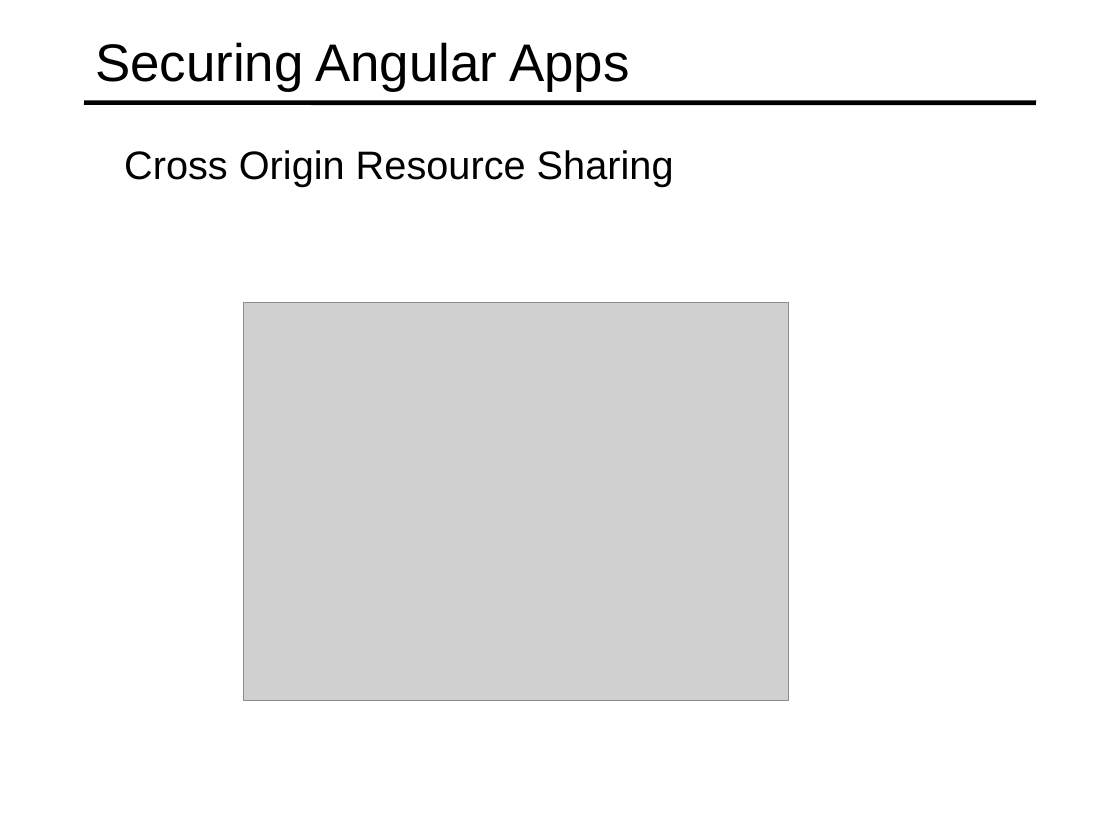
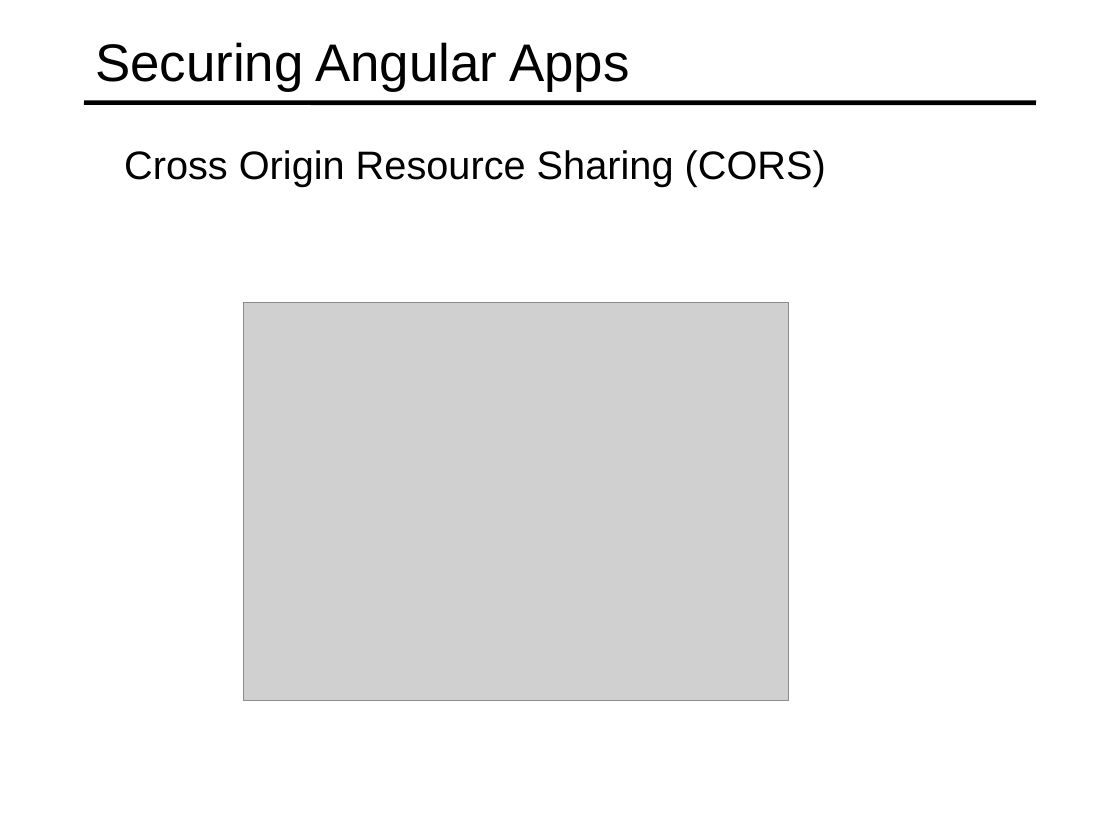
Before and after one commit to specter01wj/Jago_Link_Training, a slide deck: slide 5 of Angular/Interview Lectures/Web Security/Angular_web security.ppt. Drawn at 1120x840 pixels with LibreOffice and Linux fonts; fonts in the diff are those of the drawing; grey boxes stand for pictures. Boxes give left, top, right and bottom in pixels: in the first picture for what was removed or moved away, otherwise in the second. Text is boxed around its words. In the diff, an @@ line names an element or a change of style, - is before the commit and + after.

```diff
--- a/Angular/Interview Lectures/Web Security/Angular_web security.ppt
+++ b/Angular/Interview Lectures/Web Security/Angular_web security.ppt
@@ text at bbox=[124, 150, 826, 187]: text changed @@
-  Cross Origin Resource Sharing
+  Cross Origin Resource Sharing (CORS)
```
Also in this commit, not shown: 2 slides added, 2 other files.
